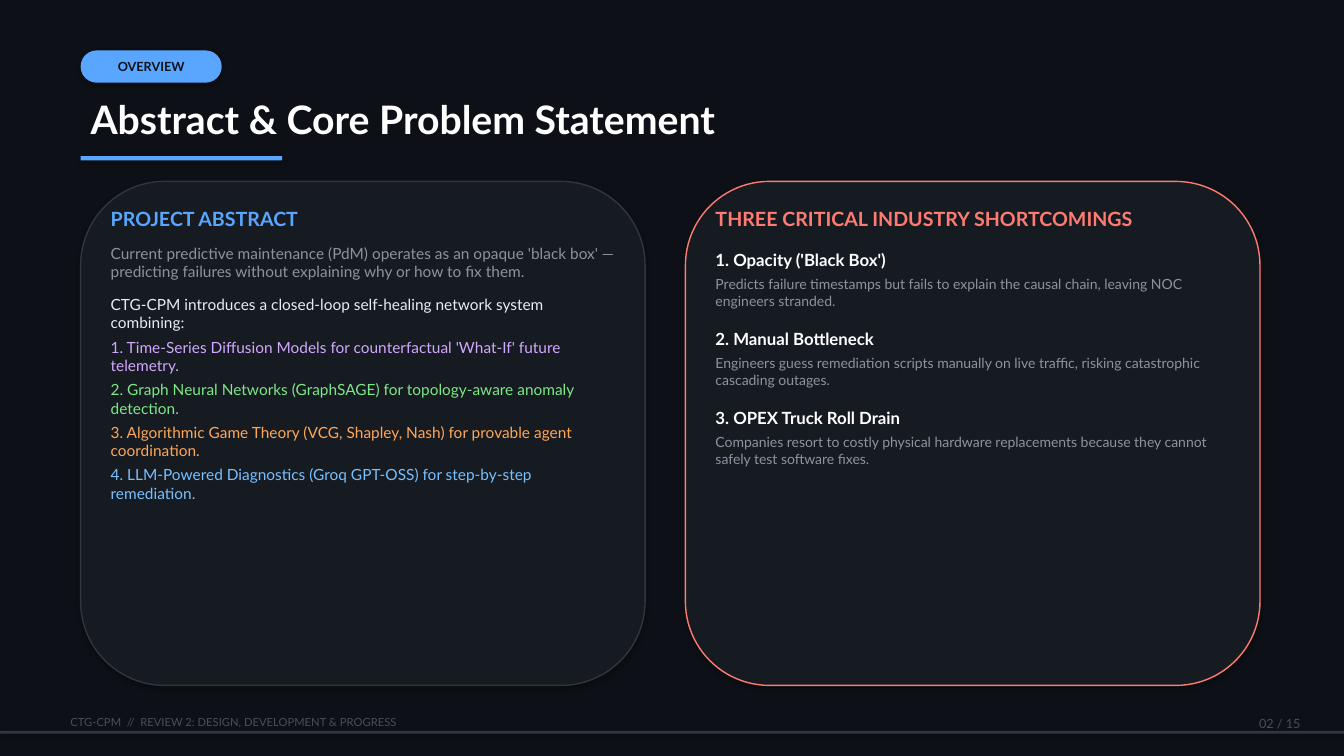
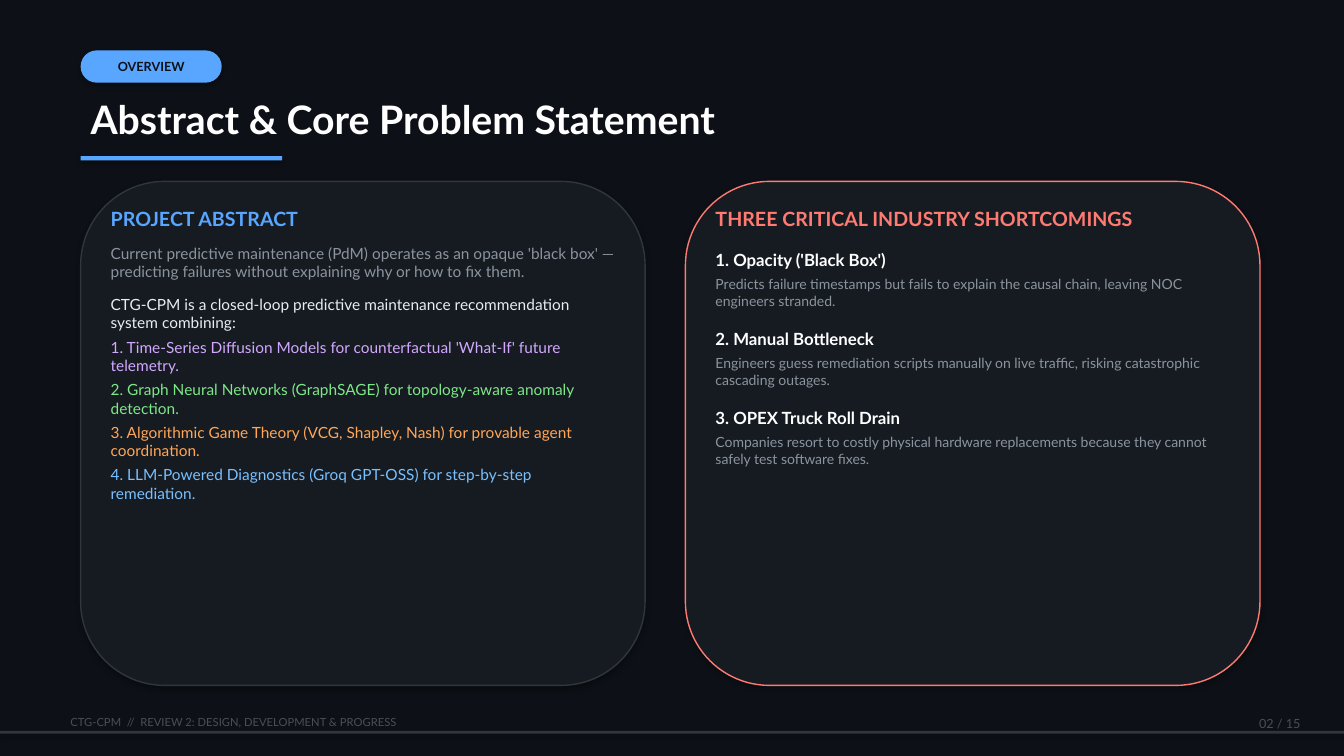
Before and after one commit to sagnikbasutaan2004-source/CTG-CPM-Self-Healing-Networks, a slide deck: slide 2 of CTG-CPM_Review2_Presentation.pptx. Drawn at 1344x756 pixels with LibreOffice and Linux fonts; fonts in the diff are those of the drawing. Boxes give left, top, right and bottom in pixels: in the first picture for what was removed or moved away, otherwise in the second. Text is boxed around its words. In the diff, an @@ line names an element or a change of style, - is before the commit and + after.

```diff
--- a/CTG-CPM_Review2_Presentation.pptx
+++ b/CTG-CPM_Review2_Presentation.pptx
@@ text at (111, 298, 570, 331): text changed @@
-CTG-CPM introduces a closed-loop self-healing network system combining:
+CTG-CPM is a closed-loop predictive maintenance recommendation system combining:
```
Also in this commit, not shown: 11 other slides changed, 27 other files.
